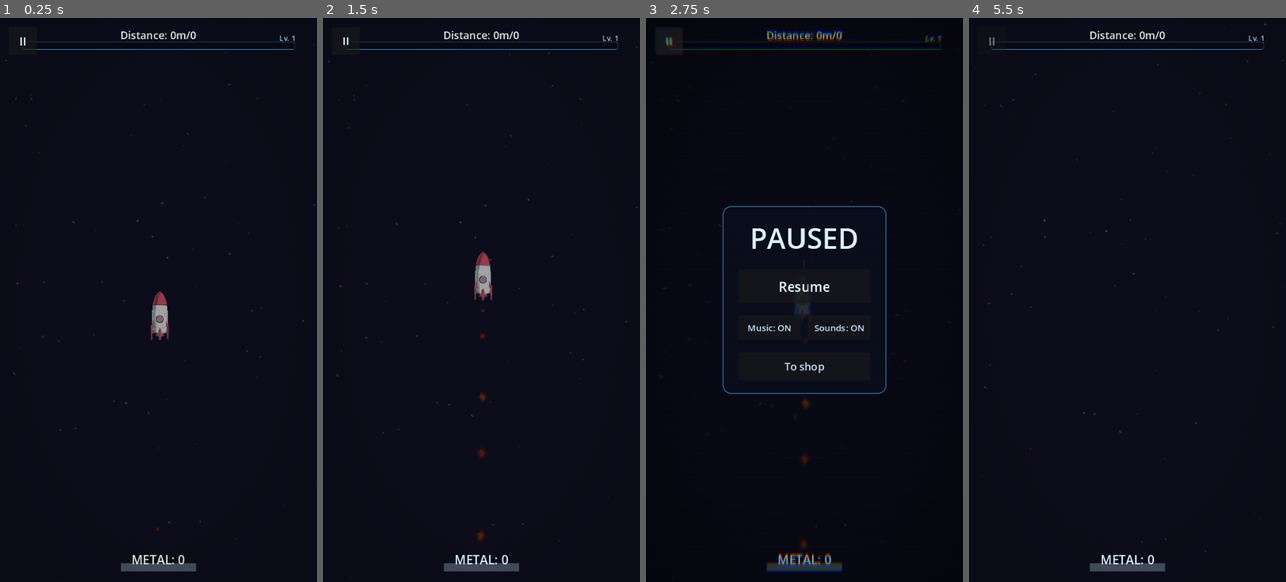
Above: before the commit, frames 1-4 (left to right).
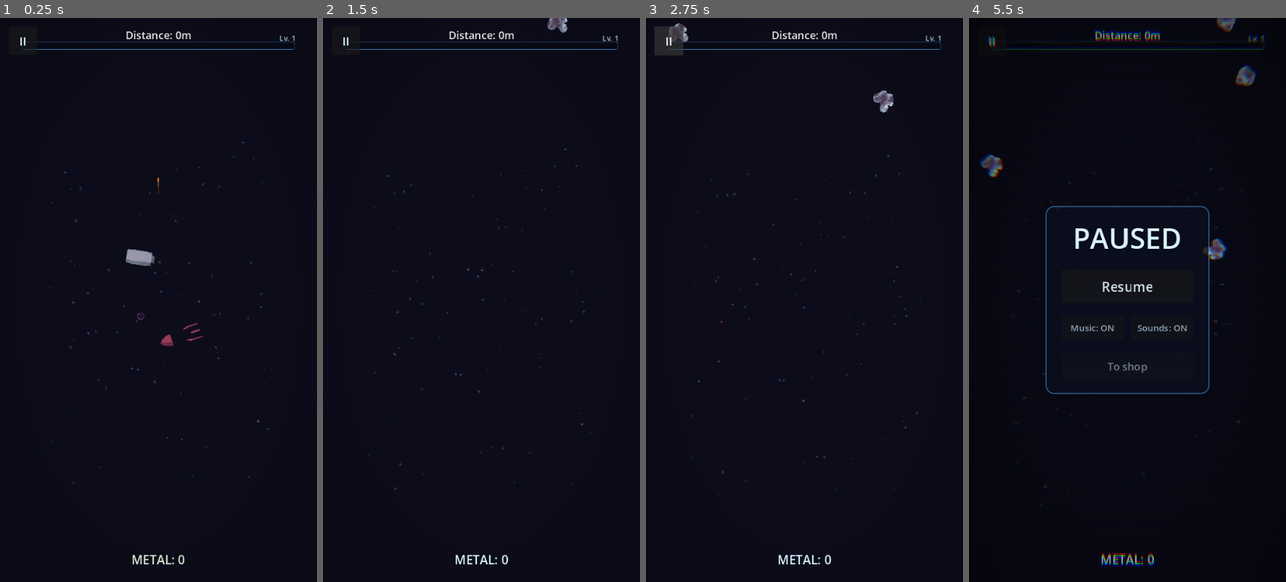
Above: after the commit, the same moments.

Repository: Minemaster656/closed-space-arcade
Game: Godot game, scene res://assets/scenes/app.tscn
The game is run twice, just before and just after one commit, with the same random seed, the same clock (stepped at 60 frames per second) and the same inputs.
Inputs (mouse positions are in pixels of both pictures, inside the frame that each line leads up to):
- Up to frame 1 (0.25 s): no input
- Up to frame 2 (1.5 s): click "II" at 0.5 s; click (481, 288) at 1.25 s, where only the run before the commit has a clickable "Resume"
- Up to frame 3 (2.75 s): click "II" at 2 s
- Up to frame 4 (5.5 s): click (1127, 367) at 2.75 s, where only the run before the commit has a clickable "To shop"; click (1168, 333) at 3.5 s, where only the run before the commit has a clickable "Yes"; click (991, 40) at 4.25 s, where only the run after the commit has a clickable "II"; tap Enter at 5 s; move the mouse to (1197, 271) at 5.02 s; tap P at 5.1 s; click (1197, 271) at 5.17 s

The runs differ from the first frame. In frame 1, 1.4% of the frame differs, in the area x 1-100%, y 2-99%; in frame 2, 1.3%; in frame 3, 3.8%; in frame 4, 3.8%, in the area x 1-100%, y 0-99%.
Error after the commit: Parse Error: Used tab character for indentation instead of space as used before in the file. (res://assets/scripts/game.gd:182)

Commit message:
фиксы

Diff:
--- a/assets/scripts/game.gd
+++ b/assets/scripts/game.gd
@@ -179,10 +179,11 @@
     pause_button.disabled = true
     GameState.submit_distance(_distance)
     GameState.save()
-    asteroid_spawner.stop()
-    comet_spawner.stop()
-    # Смерть — естественная пауза забега: показываем рекламу до магазина.
-    PlatformIntegration.show_interstitial()
+	asteroid_spawner.stop()
+	comet_spawner.stop()
+	# Смерть — естественная пауза забега: показываем рекламу до магазина.
+	PlatformIntegration.show_interstitial()
+	_begin_meta_progression()
 
 
 func _on_exit_to_shop_requested() -> void:
